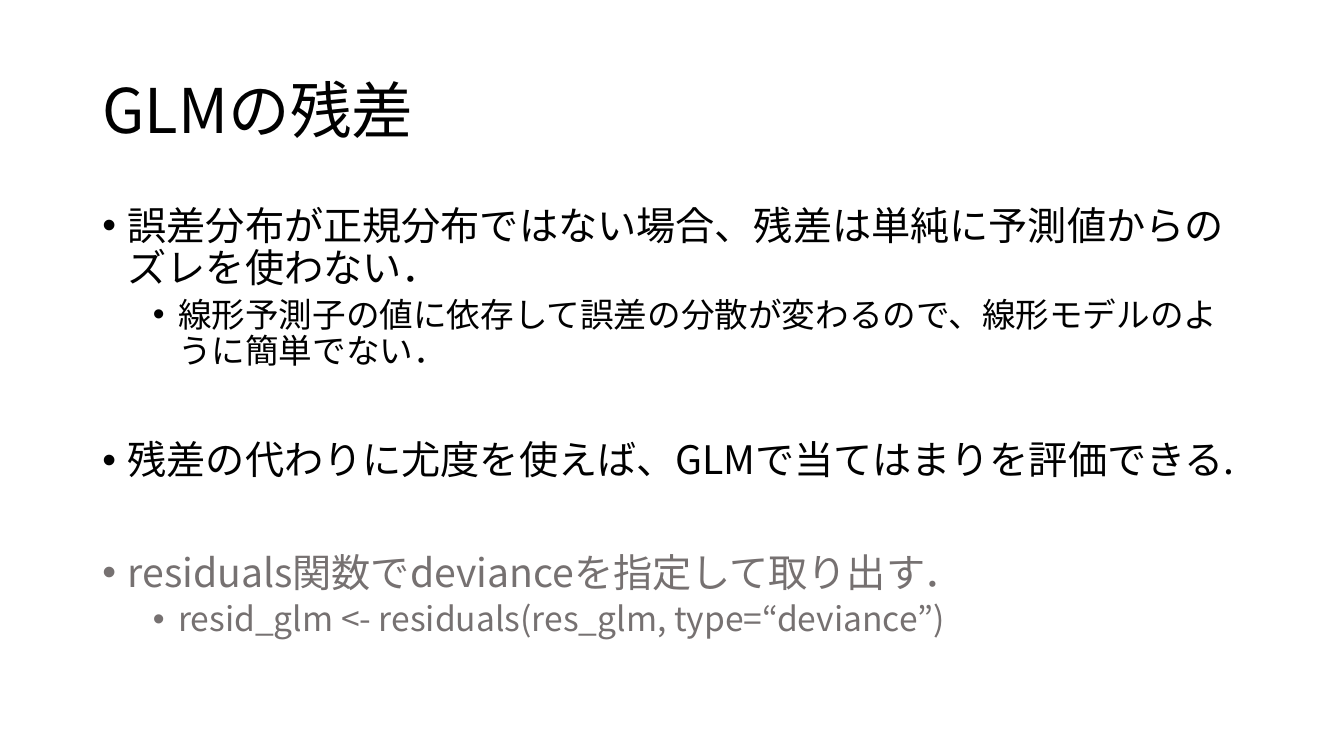
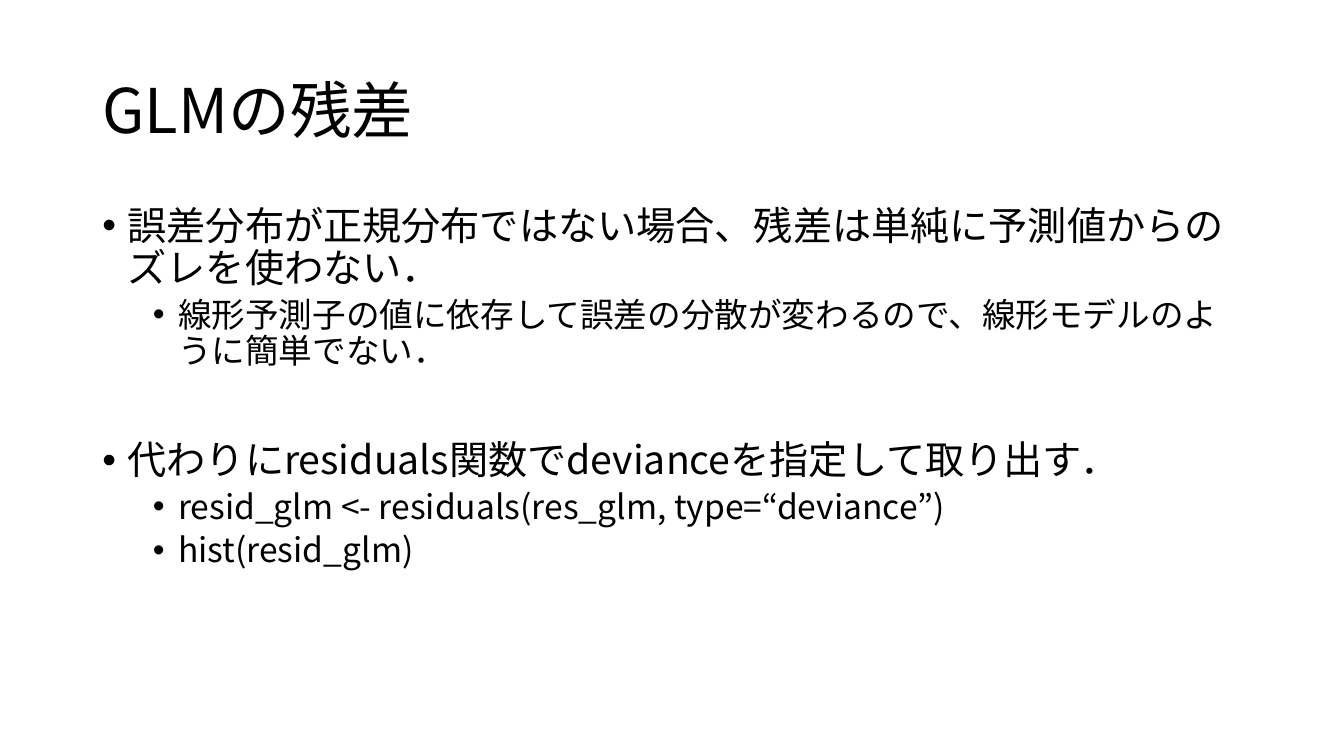
Before and after one commit to KoHMB/Shigen_kensyu_FRA, a slide deck: slide 9 of R/スライド/第25回.pptx (slide 4 before the commit). Drawn at 1344x756 pixels with LibreOffice and Linux fonts; fonts in the diff are those of the drawing. Boxes give left, top, right and bottom in pixels: in the first picture for what was removed or moved away, otherwise in the second. Text is boxed around its words. In the diff, an @@ line names an element or a change of style, - is before the commit and + after.

```diff
--- a/R/スライド/第25回.pptx
+++ b/R/スライド/第25回.pptx
@@ text at <box>128,441,1120,478</box>: text changed @@
-• 残差の代わりに尤度を使えば、GLMで当てはまりを評価できる.
-• residuals関数でdevianceを指定して取り出す．
+• 代わりにresiduals関数でdevianceを指定して取り出す．
@@ text at <box>178,491,945,528</box>: text colour #767171 to #000000 in "resid_glm <- residuals(res_glm, type=“deviance”)" @@
@@ text at <box>178,534,413,571</box>: paragraph added @@
+  • hist(resid_glm)
```
Also in this commit, not shown: 3 other slides changed, 7 slides added, 4 slides removed, 12 other files.
